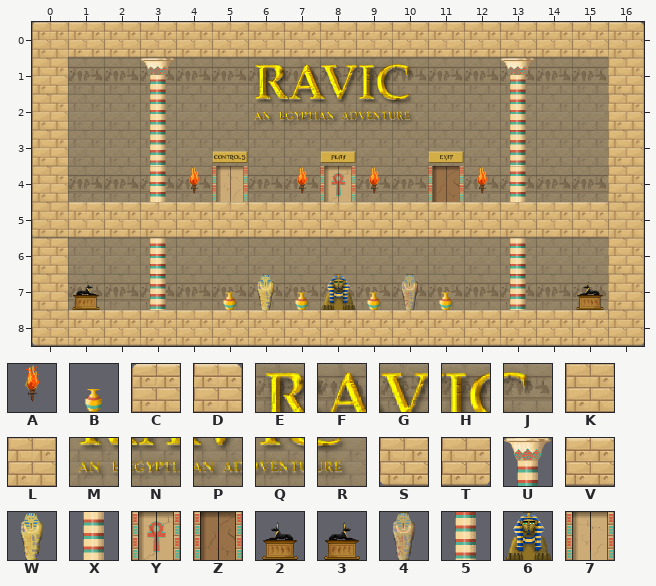
One commit to this Tiled map: core/assets/levels/main.tmx. Above, as it was before the edit.
Cells are 64x64 px. Shown: x 0..16, y 0..8.
Key: from "spritesheet": A 19, B 22; from "tilesheet": C 32 "SOLID", D 34 "SOLID", E 39, F 40, G 41, H 42, J 43, K 48 "SOLID", L 50 "SOLID", M 55, N 56, P 57, Q 58, R 59, S 64 "SOLID", T 66 "SOLID", U 69, V 82 "SOLID", W 84, X 85, Y 96, Z 97, 2 98, 3 98 flipped left-right, 4 100, 5 101, 6 116, 7 148.
_ is an empty cell.
Objects are placed by their top-left corner, in cells (3,4 is the top-left corner of cell 3,4); size is 1x1 cell unless given.
Layers that did not change in this view are not listed.
Layer "main" before, first column x 0:
0 CVVVVVVVVVVVVVVVD
1 K__U__EFGHJ__U__L
2 K__X__MNPQR__X__L
3 K__5_________5__L
4 K__X_7__Y__Z_X__L
5 SVVVVVVVVVVVVVVVL
6 K__X_________X__L
7 K__5__W_6_4__5__L
8 SVVVVVVVVVVVVVVVT
Objects on layer "objects" before:
A "torch" at 4,4
A "torch" at 7,4
A "torch" at 12,4
A "torch" at 9,4
B "jar" at 7,7
B "jar" at 9,7
B "jar" at 11,7
B "jar" at 5,7
2 at 15,7
3 at 1,7
The result:
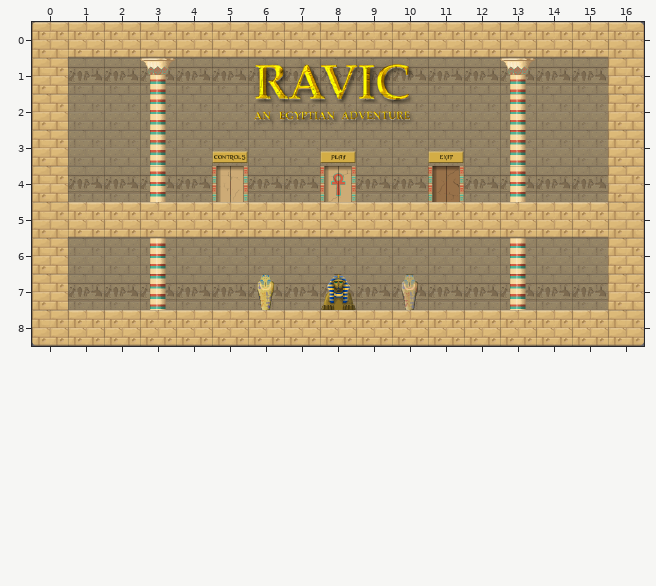
See-through tiles are keyed as they look on the map.
The exact change:
Layer "main":
y 5: x 0 S -> K
Layer "objects" (now hidden):
removed: A "torch" at 4,4
removed: A "torch" at 7,4
removed: A "torch" at 12,4
removed: A "torch" at 9,4
removed: B "jar" at 7,7
removed: B "jar" at 9,7
removed: B "jar" at 11,7
removed: B "jar" at 5,7
removed: 2 at 15,7
removed: 3 at 1,7
